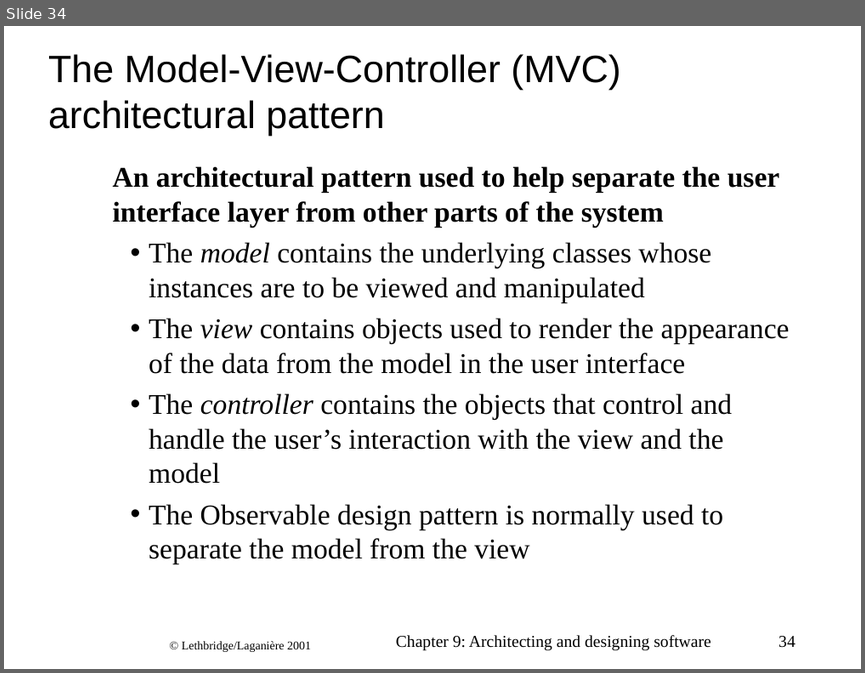
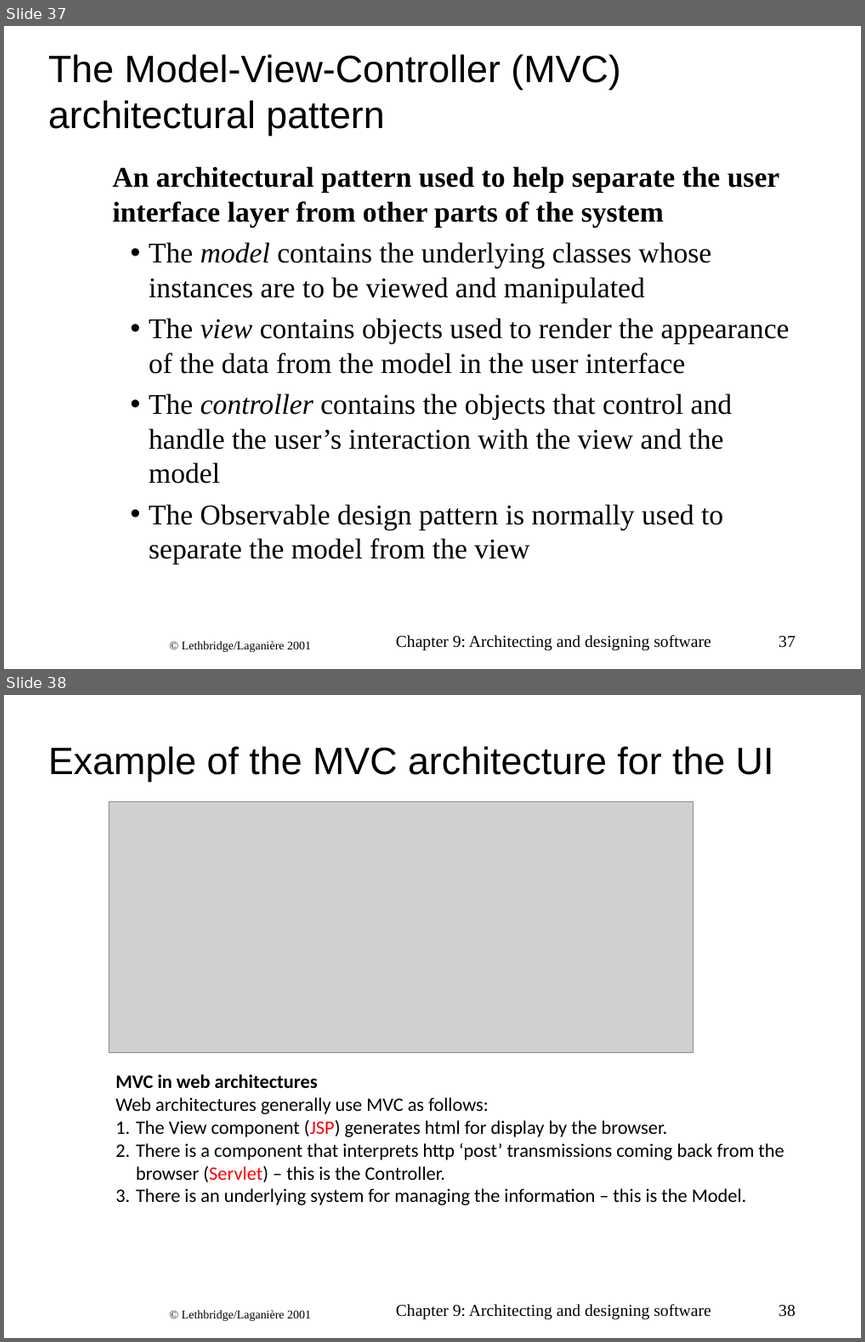
Before and after one commit to CphBusCosSem2/week9-14-Project-part-1, a slide deck: arch-LethbridgeLaganiere_ch09.ppt. Shown one above the other, each under a label of ours: slide 34 before the commit, slides 37 and 38 after it. The pictures are 865x673 and 865x1342 pixels, drawn with LibreOffice and Linux fonts; fonts in the diff are those of the drawing; grey boxes stand for pictures; background and template pictures are left out. Boxes give left, top, right and bottom in pixels: in the first picture for what was removed or moved away, otherwise in the second. Text is boxed around its words. In the diff, an @@ line names an element or a change of style, - is before the commit and + after.

```diff
--- a/arch-LethbridgeLaganiere_ch09.ppt
+++ b/arch-LethbridgeLaganiere_ch09.ppt
@@ slide 38 added at (x1=4, y1=695, x2=861, y2=1338), background #FFFFFF @@
@@ title added at (x1=48, y1=746, x2=774, y2=782), 32 pt, text #000000 @@
+Example of the MVC architecture for the UI
@@ picture added at (x1=109, y1=802, x2=692, y2=1052) @@
@@ text added at (x1=115, y1=1074, x2=783, y2=1205), 16 pt, text #000000 @@
+MVC in web architectures
+Web architectures generally use MVC as follows:
+1. The View component (JSP) generates html for display by the browser.
+2. There is a component that interprets http ‘post’ transmissions coming back from the browser (Servlet) – this is the Controller.
+3. There is an underlying system for managing the information – this is the Model.
@@ text added at (x1=396, y1=1304, x2=711, y2=1320), 14 pt, text #000000 @@
+Chapter 9: Architecting and designing software
@@ page number added at (x1=778, y1=1304, x2=795, y2=1316), 14 pt, text #000000 @@
+38
@@ text added at (x1=182, y1=1310, x2=311, y2=1321), 10 pt, text #000000 @@
+© Lethbridge/Laganière 2001
@@ what was slide 34 is now slide 37 @@
@@ page number at (x1=778, y1=635, x2=795, y2=647): text changed @@
-34
+37
```
Also in this commit, not shown: 16 slides changed, 1 slide removed, 1 other file.
